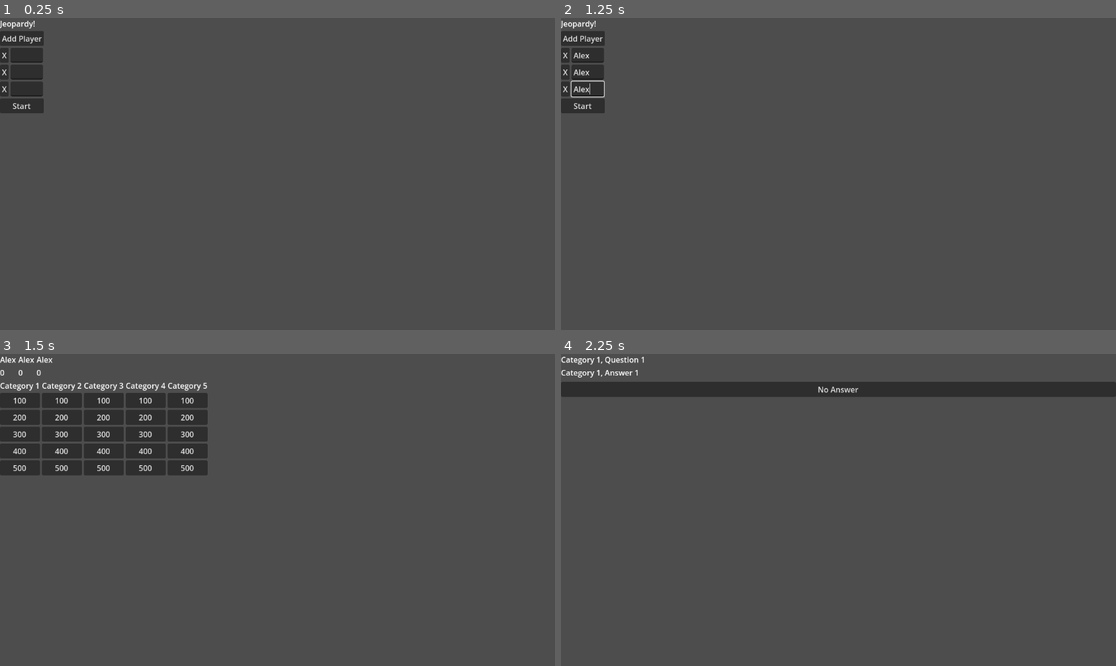
Above: before the commit, frames 1-4 (two rows, left to right).
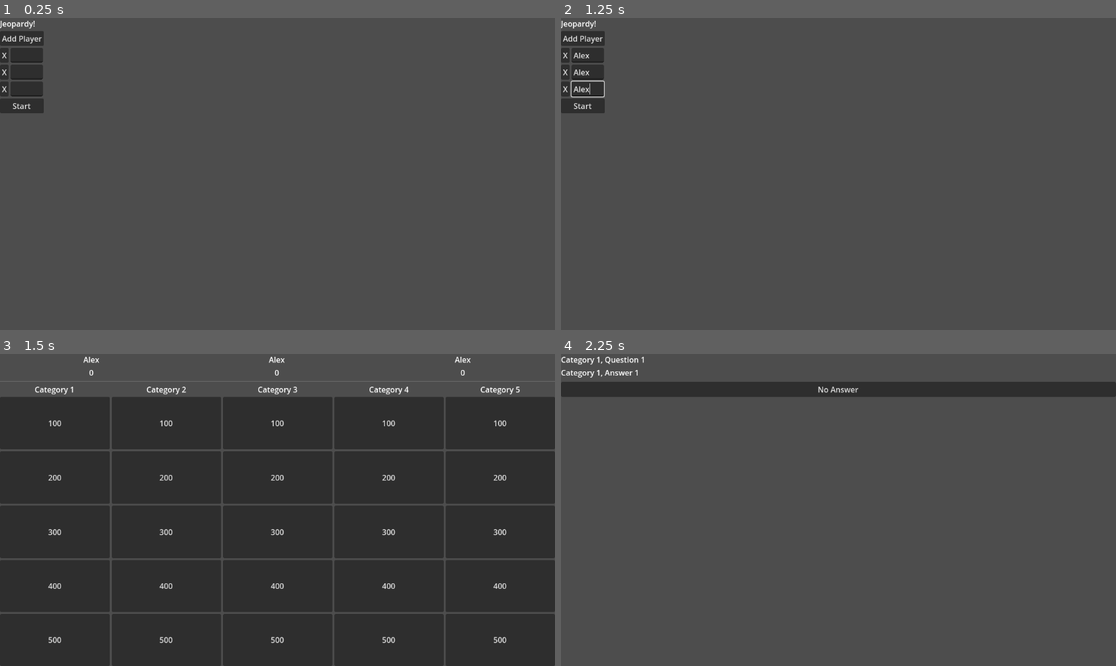
Above: after the commit, the same moments.

Repository: Team815/Jeopardy
Game: Godot game, scene res://setup.tscn
Two runs of this game, one before a commit and one after it. Both use one fixed random seed, a clock stepped at 60 frames per second and the inputs below.
Inputs (mouse positions are in pixels of both pictures, inside the frame that each line leads up to):
- Up to frame 1 (0.25 s): no input
- Up to frame 2 (1.25 s): click (588, 55) at 0.52 s; type "Alex" at 0.6 s; click (588, 71) at 0.75 s; type "Alex" at 0.83 s; click (588, 89) at 0.98 s; type "Alex" at 1.07 s
- Up to frame 3 (1.5 s): click "Start" at 1.25 s
- Up to frame 4 (2.25 s): click "100" at 2 s

Frames 1-2 are identical in both runs. In frame 3, 76% of the frame differs, in the area x 0-100%, y 0-100%; in frame 4, nothing differs.

Commit message:
Format board scene

Diff:
--- a/board.gd
+++ b/board.gd
@@ -3,13 +3,8 @@
 
 func _ready():
 	for player in Globals.players:
-		var display: VBoxContainer = VBoxContainer.new()
-		var label: Label = Label.new()
-		label.text = player.name
-		display.add_child(label)
-		label = Label.new()
-		label.text = str(player.score)
-		display.add_child(label)
+		var display: PlayerDisplay = preload("res://player_display.tscn").instantiate()
+		display.setup(player)
 		%Players.add_child(display)
 	var json: String = FileAccess.get_file_as_string("questions.json")
 	var categories: Array = JSON.parse_string(json)
@@ -17,6 +12,7 @@
 	for row in categories.size():
 		var label: Label = Label.new()
 		label.text = categories[row].Category
+		label.horizontal_alignment = HORIZONTAL_ALIGNMENT_CENTER
 		add_child(label)
 	for col in categories[0].Questions.size():
 		for row in categories.size():
--- a/board.tscn
+++ b/board.tscn
@@ -3,11 +3,21 @@
 [ext_resource type="Script" path="res://board.gd" id="1_73sct"]
 
 [node name="VBoxContainer" type="VBoxContainer"]
+anchors_preset = 15
+anchor_right = 1.0
+anchor_bottom = 1.0
+grow_horizontal = 2
+grow_vertical = 2
 
 [node name="Players" type="HBoxContainer" parent="."]
 unique_name_in_owner = true
 layout_mode = 2
+alignment = 1
+
+[node name="HSeparator" type="HSeparator" parent="."]
+layout_mode = 2
 
 [node name="Board" type="GridContainer" parent="."]
 layout_mode = 2
+size_flags_vertical = 3
 script = ExtResource("1_73sct")
--- /dev/null
+++ b/player_display.gd
@@ -0,0 +1,7 @@
+extends VBoxContainer
+class_name PlayerDisplay
+
+
+func setup(player: Player):
+	$Name.text = player.name
+	$Score.text = str(player.score)
--- /dev/null
+++ b/player_display.tscn
@@ -0,0 +1,17 @@
+[gd_scene load_steps=2 format=3 uid="uid://1k45fj4iabbp"]
+
+[ext_resource type="Script" path="res://player_display.gd" id="1_aadmk"]
+
+[node name="PlayerDisplay" type="VBoxContainer"]
+offset_right = 40.0
+offset_bottom = 40.0
+size_flags_horizontal = 3
+script = ExtResource("1_aadmk")
+
+[node name="Name" type="Label" parent="."]
+layout_mode = 2
+horizontal_alignment = 1
+
+[node name="Score" type="Label" parent="."]
+layout_mode = 2
+horizontal_alignment = 1
--- a/question_button.tscn
+++ b/question_button.tscn
@@ -5,6 +5,8 @@
 [node name="QuestionButton" type="Button"]
 offset_right = 8.0
 offset_bottom = 8.0
+size_flags_horizontal = 3
+size_flags_vertical = 3
 script = ExtResource("1_hougy")
 
 [connection signal="pressed" from="." to="." method="_on_pressed"]
